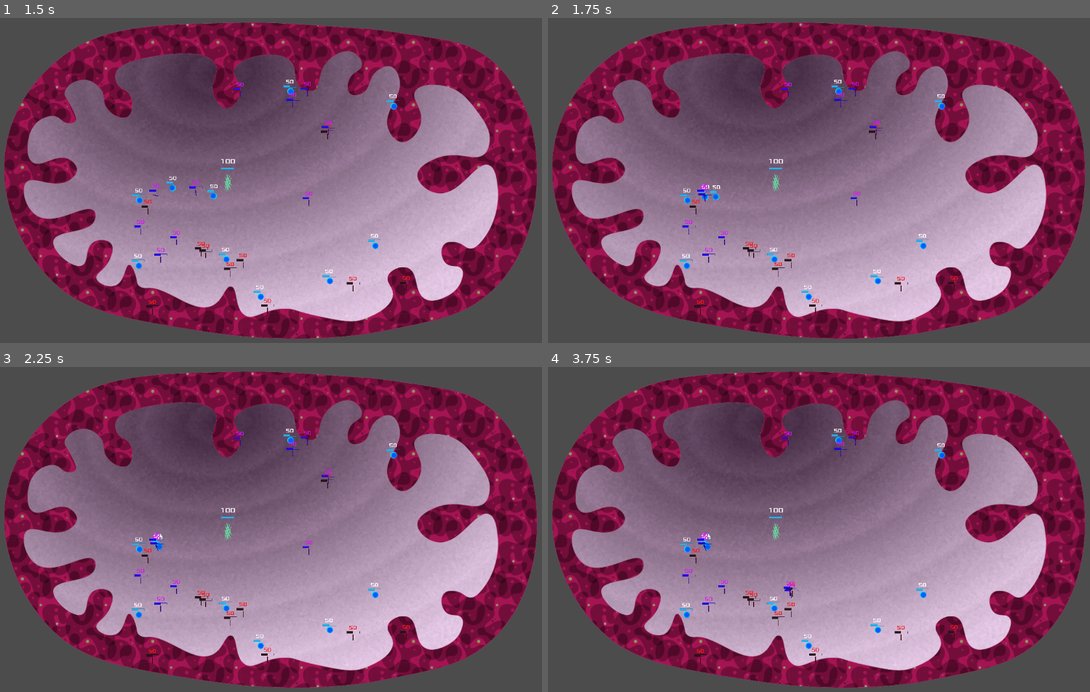
Above: before the commit, frames 1-4 (two rows, left to right).
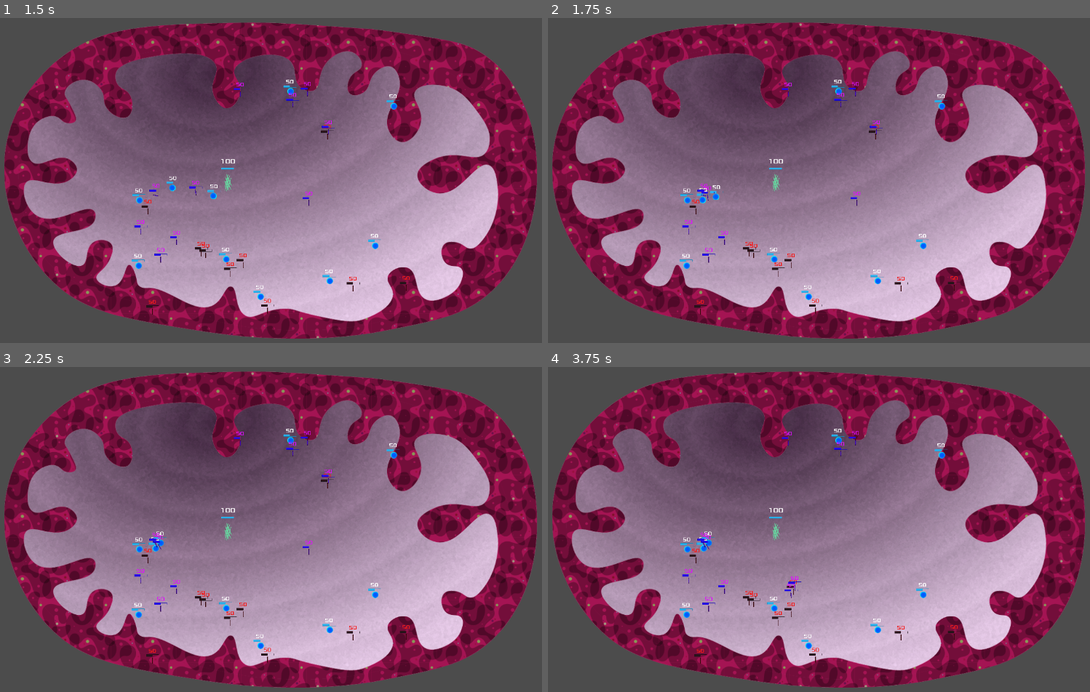
Above: after the commit, the same moments.

Repository: mihaelagrigore/Gutstuck
Game: Godot game, scene res://Sources/Levels/Level_1.tscn
The game is run twice, just before and just after one commit, with the same random seed, the same clock (stepped at 60 frames per second) and the same inputs. The engine's default icon, where the game draws it, is replaced by a stand-in: a white triangle on a blue panel in a dark square.
Inputs (mouse positions are in pixels of both pictures, inside the frame that each line leads up to):
- Up to frame 1 (1.5 s): tap Enter at 0.5 s; move the mouse to (401, 164) at 0.52 s; press the mouse at (401, 164) at 0.53 s; tap Space at 1.25 s; move the mouse to (157, 196) at 1.27 s; release the mouse at (157, 196) at 1.28 s; right-click (157, 196) at 1.35 s
- Up to frame 2 (1.75 s): no input
- Up to frame 3 (2.25 s): move the mouse to (330, 458) at 2.02 s; press the mouse at (330, 458) at 2.03 s
- Up to frame 4 (3.75 s): tap Enter at 2.75 s; move the mouse to (791, 594) at 2.77 s; release the mouse at (791, 594) at 2.78 s; right-click (791, 594) at 2.85 s; move the mouse to (992, 578) at 3.52 s; press the mouse at (992, 578) at 3.53 s

Frame 1 is identical in both runs. In frame 2, less than 0.1% of the frame differs, in the area x 27-31%, y 51-58%; in frame 3, 0.1%; in frame 4, 0.2%, in the area x 27-47%, y 50-71%.

Commit message:
Bacteria collision shape radius increased

Diff:
--- a/Gutstuck_Project/Sources/Bacteria/Bacteria.tscn
+++ b/Gutstuck_Project/Sources/Bacteria/Bacteria.tscn
@@ -23,6 +23,7 @@
 }
 
 [sub_resource type="CircleShape2D" id=2]
+radius = 22.9355
 
 [sub_resource type="DynamicFont" id=3]
 size = 60
